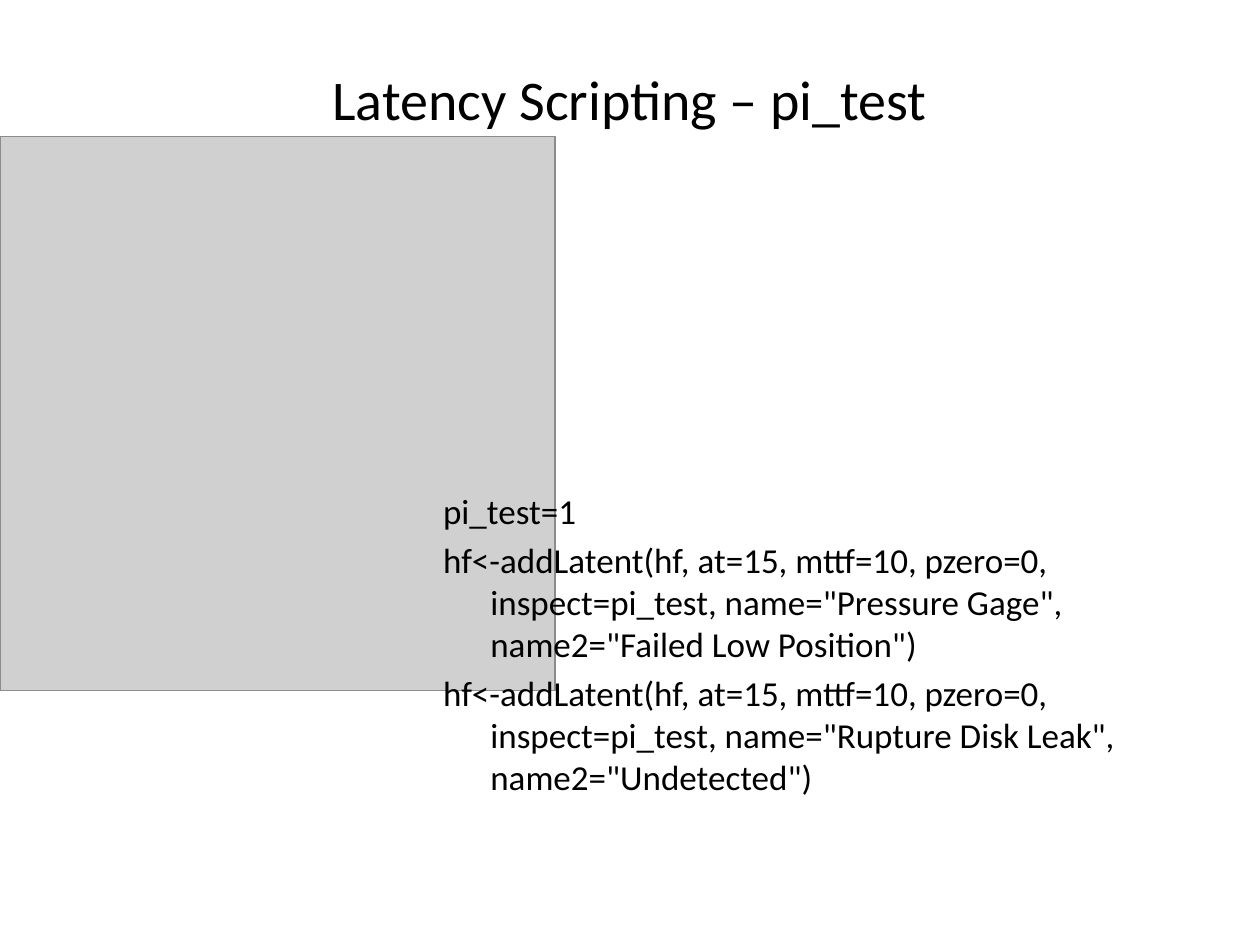
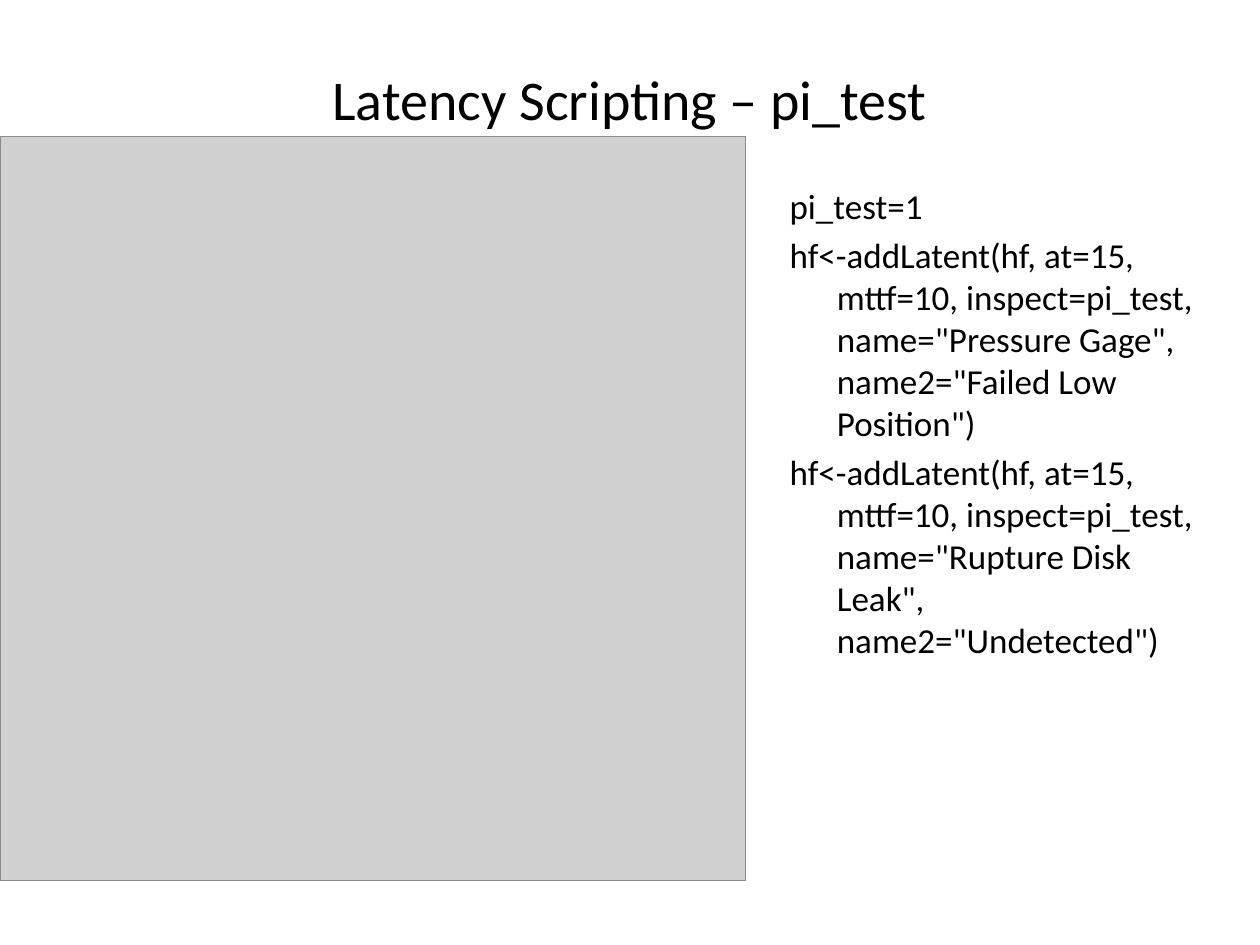
Before and after one commit to openrelia/ModelingAlternativeInspections, a slide deck: slide 11 of ModelingAlternativeInspections.pptx. Drawn at 1260x945 pixels with LibreOffice and Linux fonts; fonts in the diff are those of the drawing; grey boxes stand for pictures. Boxes give left, top, right and bottom in pixels: in the first picture for what was removed or moved away, otherwise in the second. Text is boxed around its words. In the diff, an @@ line names an element or a change of style, - is before the commit and + after.

```diff
--- a/ModelingAlternativeInspections.pptx
+++ b/ModelingAlternativeInspections.pptx
@@ picture: place and size @@
-picture at box(0, 136, 556, 690)
+picture at box(0, 136, 746, 879)
@@ text "pi_test=1": place and size @@
-text "pi_test=1" at box(443, 495, 1115, 795)
+text "pi_test=1" at box(790, 195, 1192, 658)
@@ text at box(790, 242, 1192, 658): text changed @@
-hf<-addLatent(hf, at=15, mttf=10, pzero=0, inspect=pi_test, name="Pressure Gage", name2="Failed Low Position")
-hf<-addLatent(hf, at=15, mttf=10, pzero=0, inspect=pi_test, name="Rupture Disk Leak", name2="Undetected")
+hf<-addLatent(hf, at=15, mttf=10, inspect=pi_test, name="Pressure Gage", name2="Failed Low Position")
+hf<-addLatent(hf, at=15, mttf=10, inspect=pi_test, name="Rupture Disk Leak", name2="Undetected")
```
Also in this commit, not shown: 11 other slides changed, 1 slide added, 1 other file.
